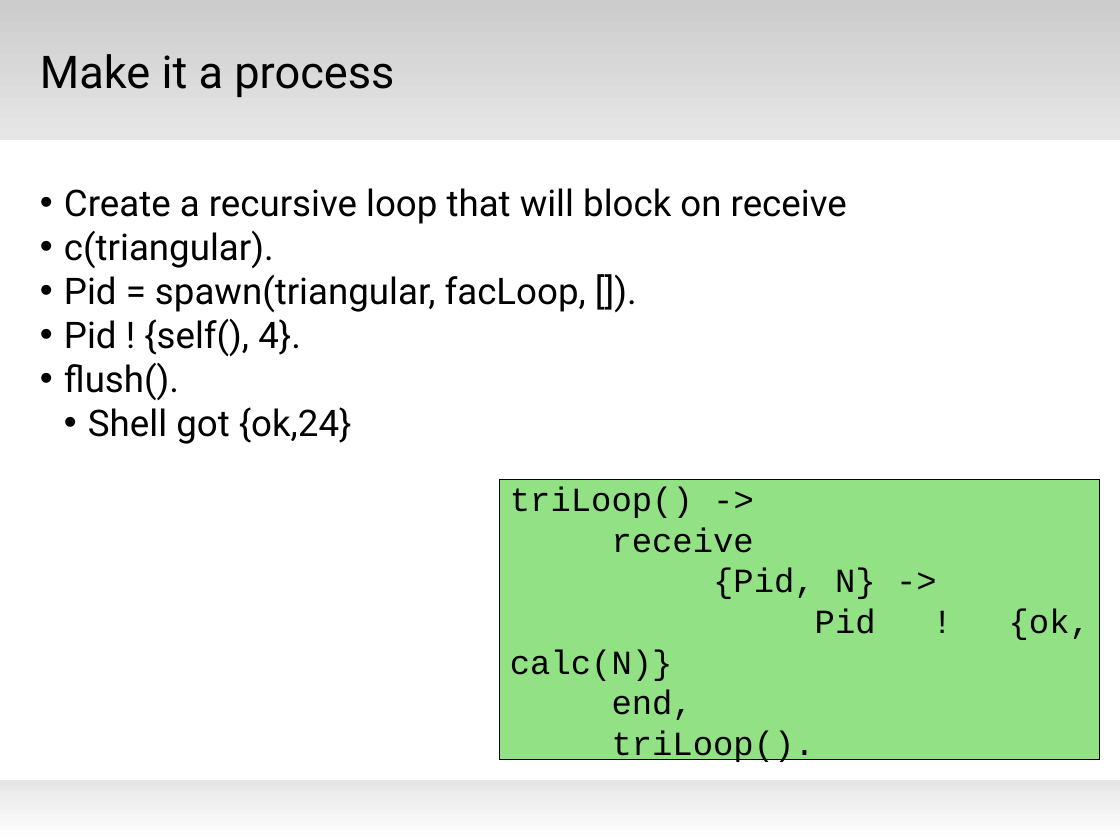
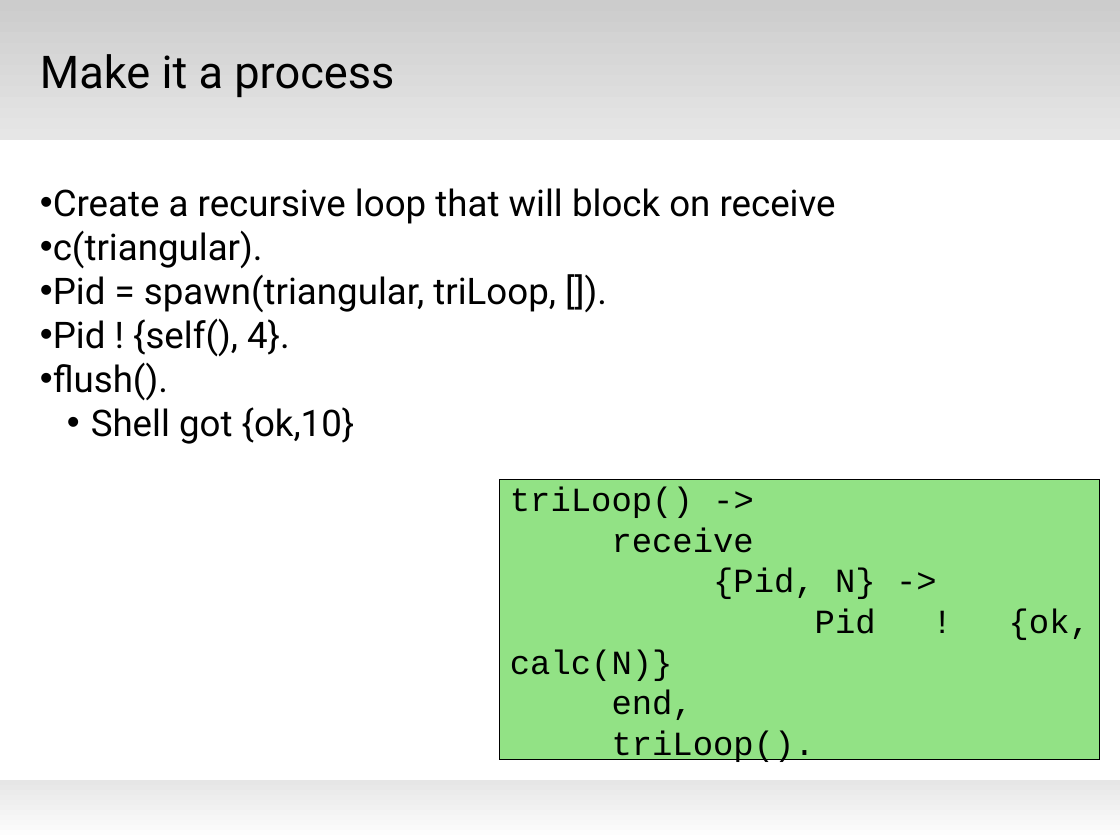
Before and after one commit to AustinElixir/Presentations, a slide deck: slide 14 of Distributed Erlang/Distributed Erlang.pptx (slide 15 before the commit). Drawn at 1120x840 pixels with LibreOffice and Linux fonts; fonts in the diff are those of the drawing; background and template pictures are left out. Boxes give left, top, right and bottom in pixels: in the first picture for what was removed or moved away, otherwise in the second. Text is boxed around its words. In the diff, an @@ line names an element or a change of style, - is before the commit and + after.

```diff
--- a/Distributed Erlang/Distributed Erlang.pptx
+++ b/Distributed Erlang/Distributed Erlang.pptx
@@ text at box(53, 275, 556, 312): text changed @@
-• Pid = spawn(triangular, facLoop, []).
+• Pid = spawn(triangular, triLoop, []).
@@ text at box(91, 407, 355, 444): text changed @@
-  • Shell got {ok,24}
+  • Shell got {ok,10}
```
Also in this commit, not shown: 15 other slides changed, 1 slide removed.
